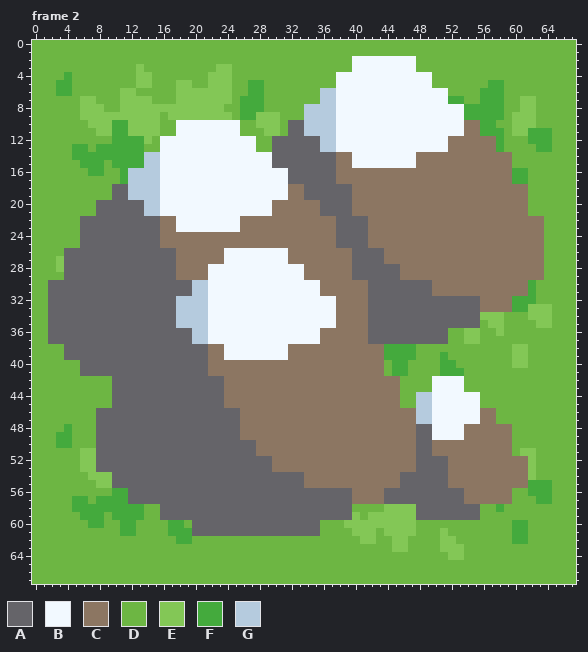
A pixel-art file gets an edit: Assets/Sprites/Tiles/MountainTile.ase. Above: the version before the commit.
68x68 pixels, 6 frames. Shown: frame 2.
Palette (. is transparent): A #656469  B #f2f9ff  C #8c7662  D #6db643  E #83c756  F #44aa3d  G #b5cbde
Pixels before, frame 2 (only the part around the change), first column x 38:
40 CCCCCCDFFDDDDFFDDD
41 CCCCCCDFFDDDDFFFDD
42 CCCCCCCCDDDDBBBBDD
43 CCCCCCCCDDDDBBBBDD
44 CCCCCCCCDDGGBBBBBB
45 CCCCCCCCDDGGBBBBBB
46 CCCCCCCCCCGGBBBBBB
47 CCCCCCCCCCGGBBBBBB
48 CCCCCCCCCCAABBBBCC
49 CCCCCCCCCCAABBBBCC
50 CCCCCCCCCCAACCCCCC
51 CCCCCCCCCCAACCCCCC
52 CCCCCCCCCCAAAACCCC
53 CCCCCCCCCCAAAACCCC
54 CCCCCCCCAAAAAACCCC
55 CCCCCCCCAAAAAACCCC
56 AACCCCAAAAAAAAAACC
57 AACCCCAAAAAAAAAACC
58 AADDDDEEEEAAAAAAAA
59 AAEDEEEEEEAAAAAAAA
60 DEEEEEEEEEDDDDDDDD
The result:
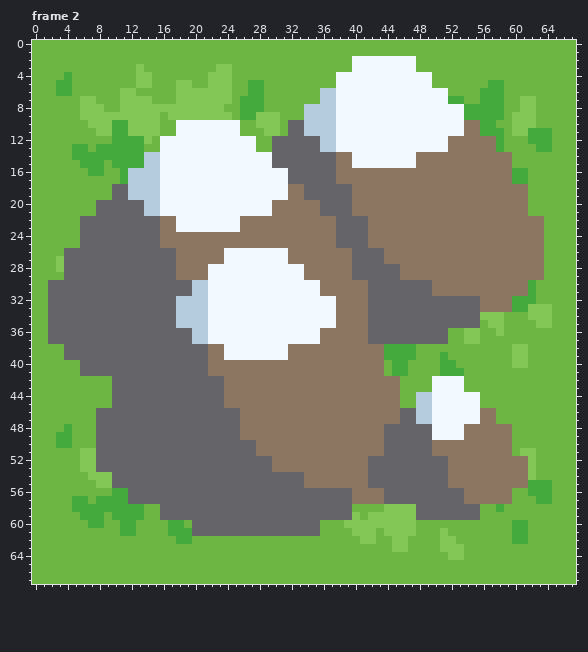
The edit:
{"where": "frame 2"}
{"frame":2,"y":46,"x":46,"old":"CC","new":"AA"}
{"frame":2,"y":47,"x":46,"old":"CC","new":"AA"}
{"frame":2,"y":48,"x":44,"old":"CCCC","new":"AAAA"}
{"frame":2,"y":49,"x":44,"old":"CCCC","new":"AAAA"}
{"frame":2,"y":50,"x":44,"old":"CCCC","new":"AAAA"}
{"frame":2,"y":51,"x":44,"old":"CCCC","new":"AAAA"}
{"frame":2,"y":52,"x":42,"old":"CCCCCC","new":"AAAAAA"}
{"frame":2,"y":53,"x":42,"old":"CCCCCC","new":"AAAAAA"}
{"frame":2,"y":54,"x":42,"old":"CCCC","new":"AAAA"}
{"frame":2,"y":55,"x":42,"old":"CCCC","new":"AAAA"}
